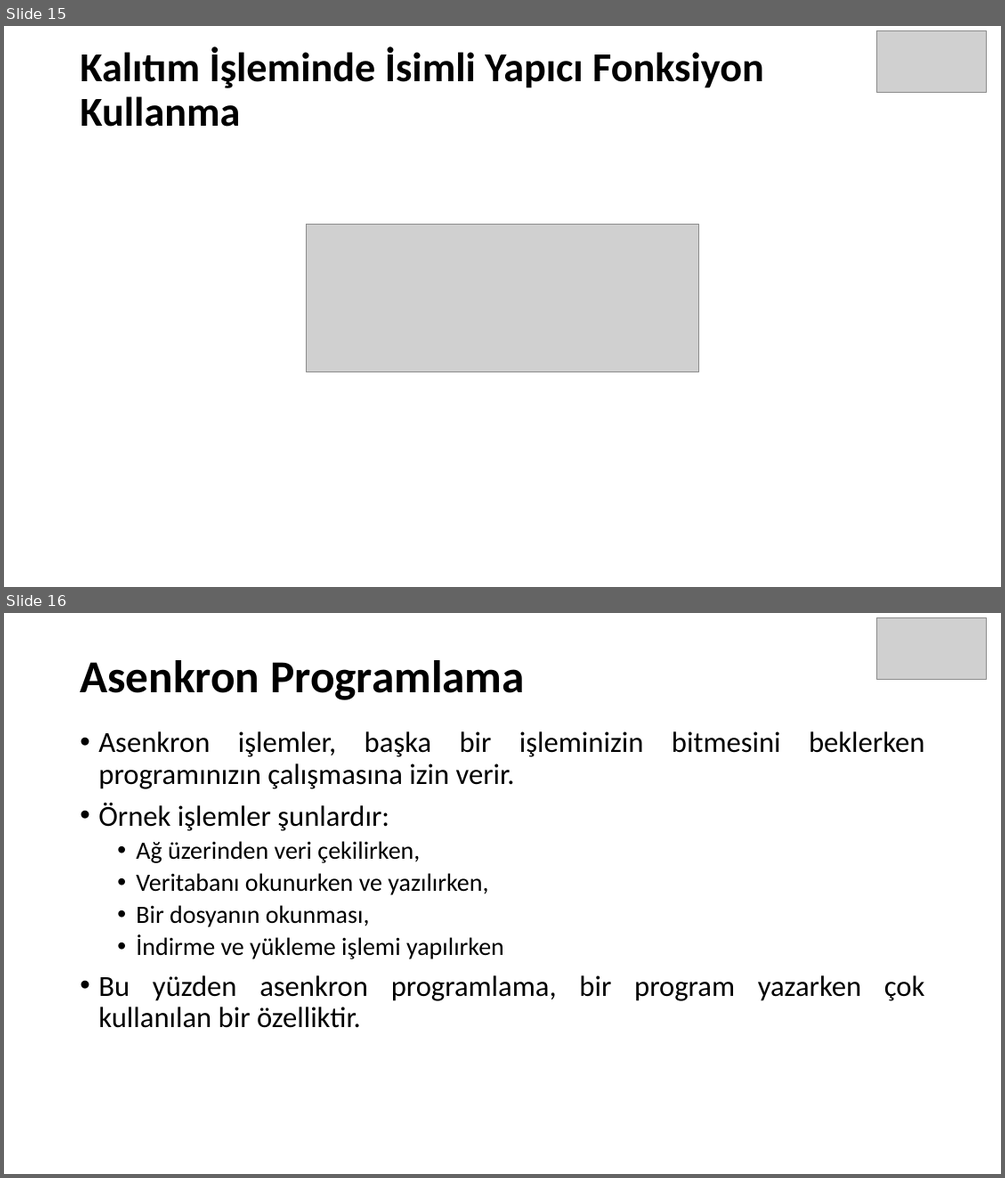
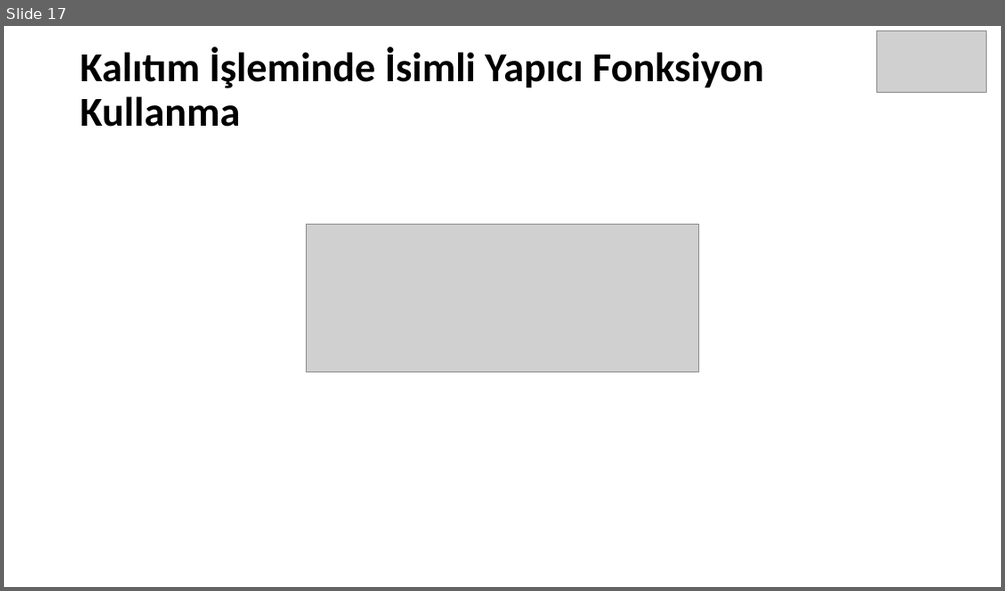
Before and after one commit to SevdanurGENC/Mobile-Programming-Lecture-Notes, a slide deck: Slides/DartProgramlamaDili_03.pptx. Shown one above the other, each under a label of ours: slides 15 and 16 before the commit, slide 17 after it. The pictures are 1005x1178 and 1005x591 pixels, drawn with LibreOffice and Linux fonts; fonts in the diff are those of the drawing; grey boxes stand for pictures. Boxes give left, top, right and bottom in pixels: in the first picture for what was removed or moved away, otherwise in the second. Text is boxed around its words. In the diff, an @@ line names an element or a change of style, - is before the commit and + after.

```diff
--- a/Slides/DartProgramlamaDili_03.pptx
+++ b/Slides/DartProgramlamaDili_03.pptx
@@ slide 16 removed at (4,613,1001,1174), background #FFFFFF @@
@@ picture removed at (877,617,987,680) @@
@@ title removed at (80,660,525,700) @@
-Asenkron Programlama
@@ text removed at (98,731,925,1028) @@
-• Asenkron işlemler, başka bir işleminizin bitmesini beklerken programınızın çalışmasına izin verir.
-• Örnek işlemler şunlardır:
-  • Ağ üzerinden veri çekilirken,
-  • Veritabanı okunurken ve yazılırken,
-  • Bir dosyanın okunması,
-  • İndirme ve yükleme işlemi yapılırken
-• Bu yüzden asenkron programlama, bir program yazarken çok kullanılan bir özelliktir.
@@ what was slide 15 is now slide 17 @@
```
Also in this commit, not shown: 1 slide changed, 4 slides added, 1 other file.
